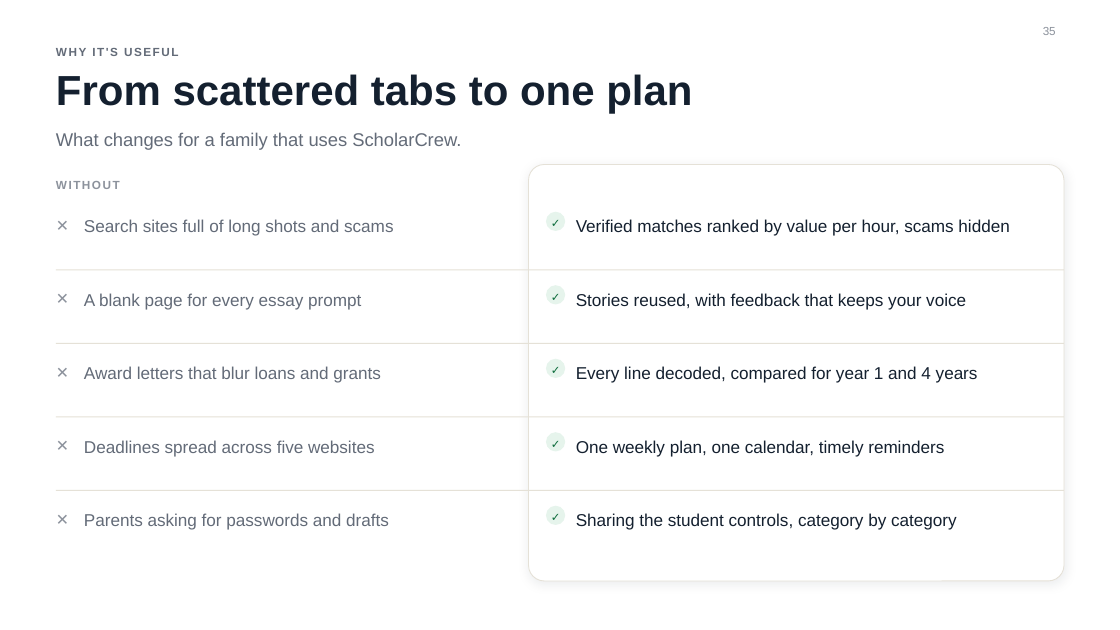
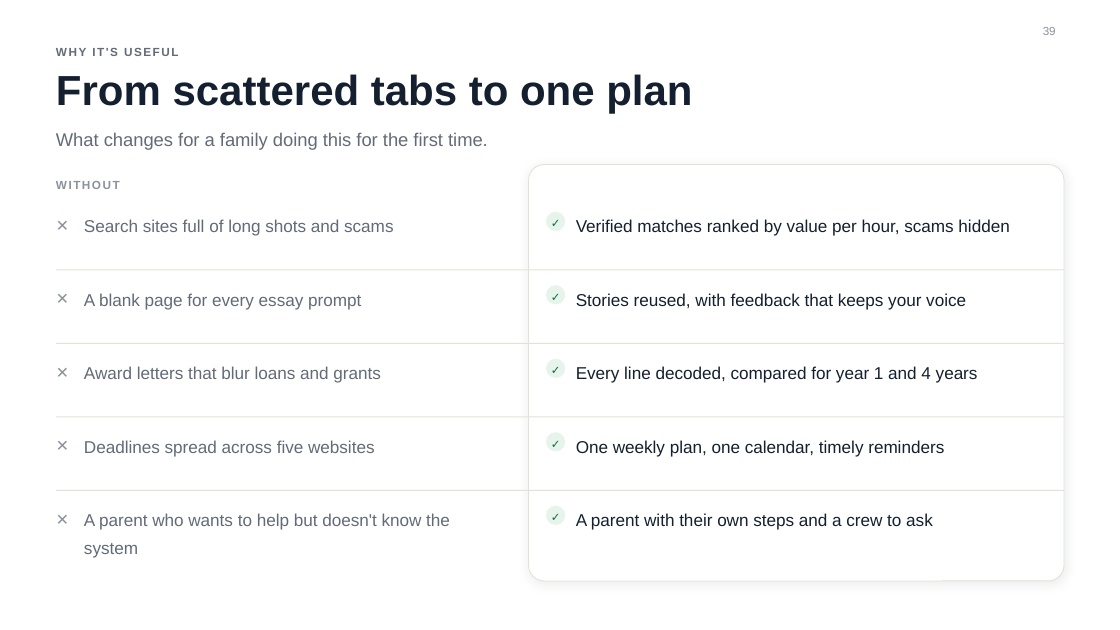
Before and after one commit to reykoaparicio/scholarcrew, a slide deck: slide 39 of presentation/ScholarCrew.pptx (slide 35 before the commit). Drawn at 1120x630 pixels with LibreOffice and Linux fonts; fonts in the diff are those of the drawing; background and template pictures are left out. Boxes give left, top, right and bottom in pixels: in the first picture for what was removed or moved away, otherwise in the second. Text is boxed around its words. In the diff, an @@ line names an element or a change of style, - is before the commit and + after.

```diff
--- a/presentation/ScholarCrew.pptx
+++ b/presentation/ScholarCrew.pptx
@@ text at [56, 132, 488, 150]: text changed @@
-What changes for a family that uses ScholarCrew.
+What changes for a family doing this for the first time.
@@ text at [84, 513, 450, 558]: text changed @@
-Parents asking for passwords and drafts
+A parent who wants to help but doesn't know the system
@@ text at [576, 513, 933, 530]: text changed @@
-Sharing the student controls, category by category
+A parent with their own steps and a crew to ask
```
Also in this commit, not shown: 13 other slides changed, 5 slides added, 4 other files.
